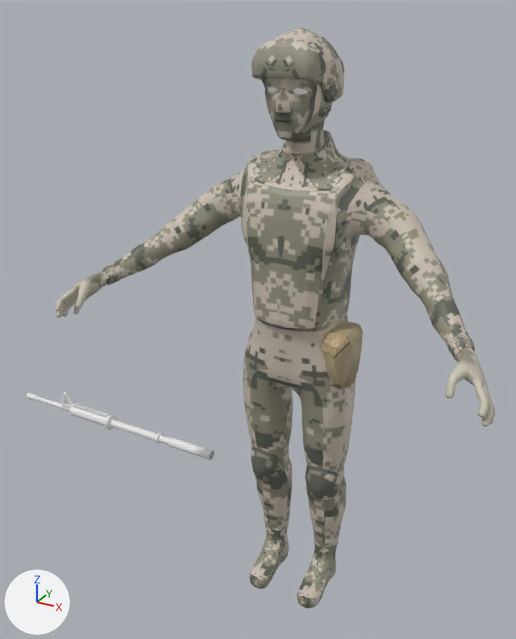
Two versions of the Blender file unit.blend, one commit apart.
Rendered twice from a camera (50 mm lens) standing at (0.95, -2.04, 2.12) and looking at (-0.17, -0.01, 1.1). Arrows for +X, +Y and +Z are at lower left; the lights stay in place.

Objects in the first picture: 'Circle', 'Unit', 'bullet pack', 'helmet'.
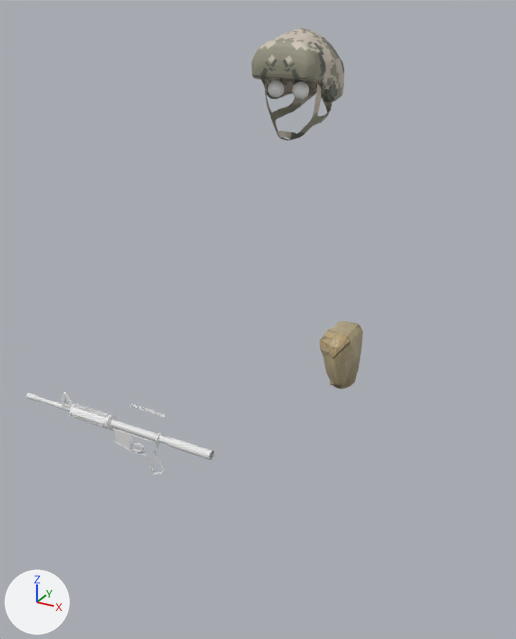
Where the change shows, as pixel boxes [x1, y1, x2, y2] in the pictures (516 x 639 px):
'Unit', hidden
    before: [55, 78, 495, 608]

What the commit changed:
Object 'Unit' (ob_unit) is now hidden.
